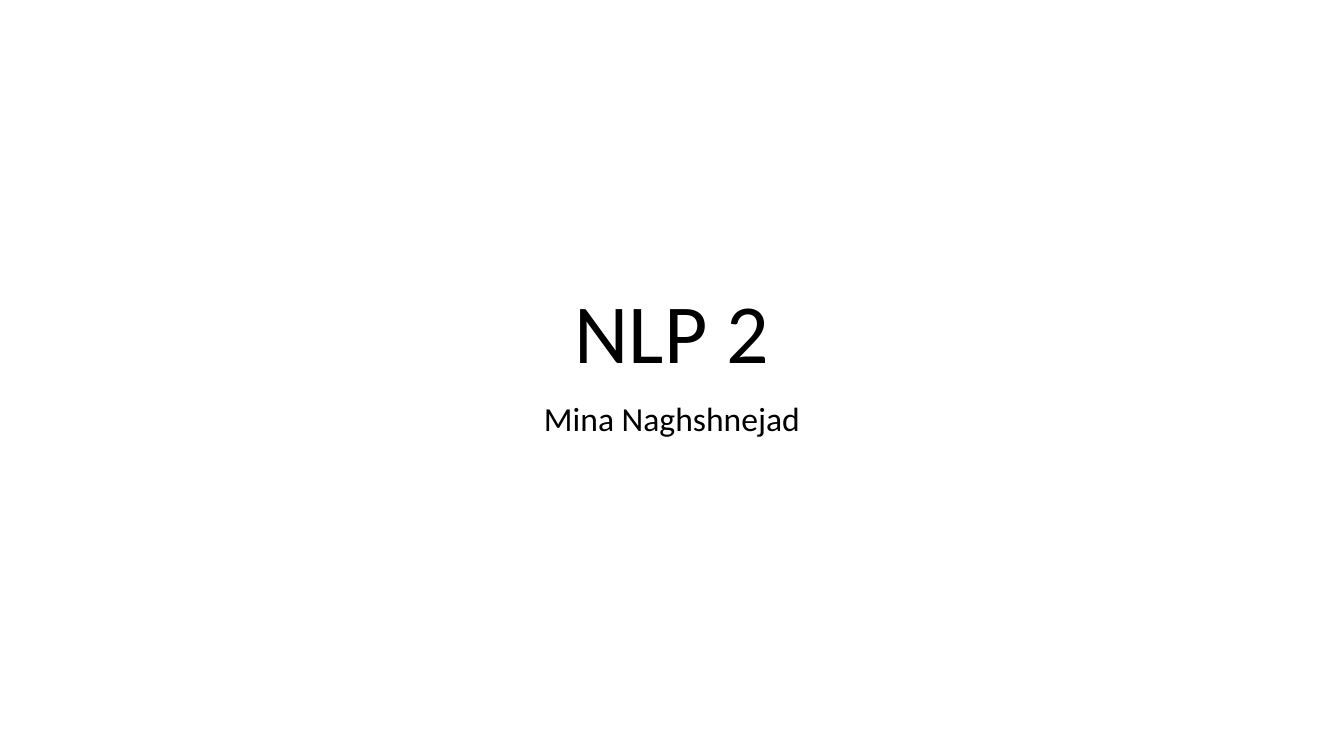
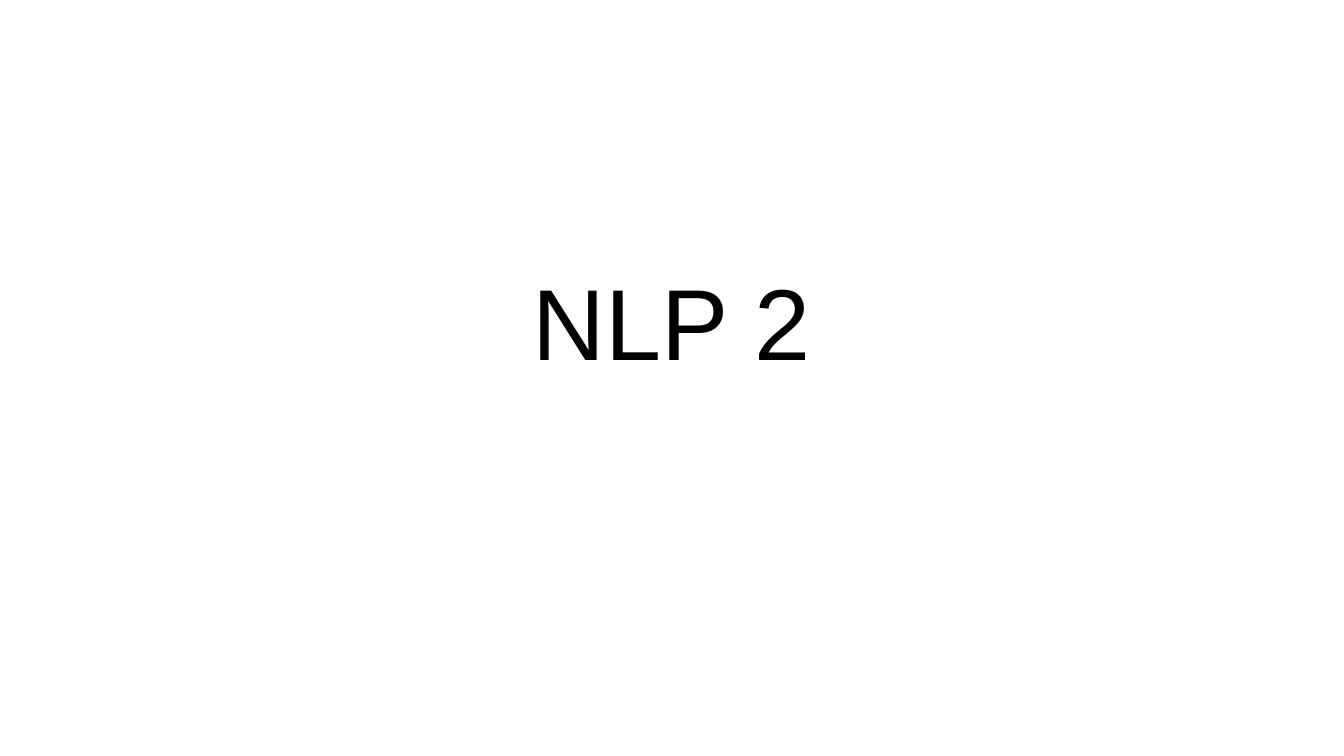
Before and after one commit to DSAISummerCamp/dscamp_public, a slide deck: slide 1 of NLP 2/nlp2.pptx. Drawn at 1344x756 pixels with LibreOffice and Linux fonts; fonts in the diff are those of the drawing. Boxes give left, top, right and bottom in pixels: in the first picture for what was removed or moved away, otherwise in the second. Text is boxed around its words. In the diff, an @@ line names an element or a change of style, - is before the commit and + after.

```diff
--- a/NLP 2/nlp2.pptx
+++ b/NLP 2/nlp2.pptx
@@ title "NLP 2" at (533, 289, 811, 360): size 60 to 72 pt, font Calibri to Arial @@
@@ subtitle removed at (544, 407, 800, 437) @@
-Mina Naghshnejad
```
Also in this commit, not shown: 14 other slides changed, 19 slides added, 5 slides removed.
